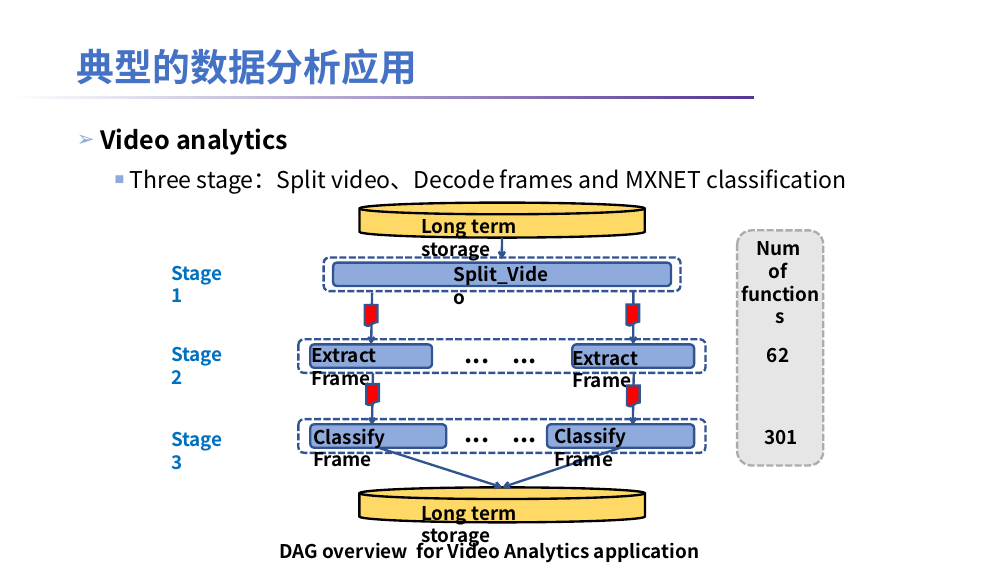
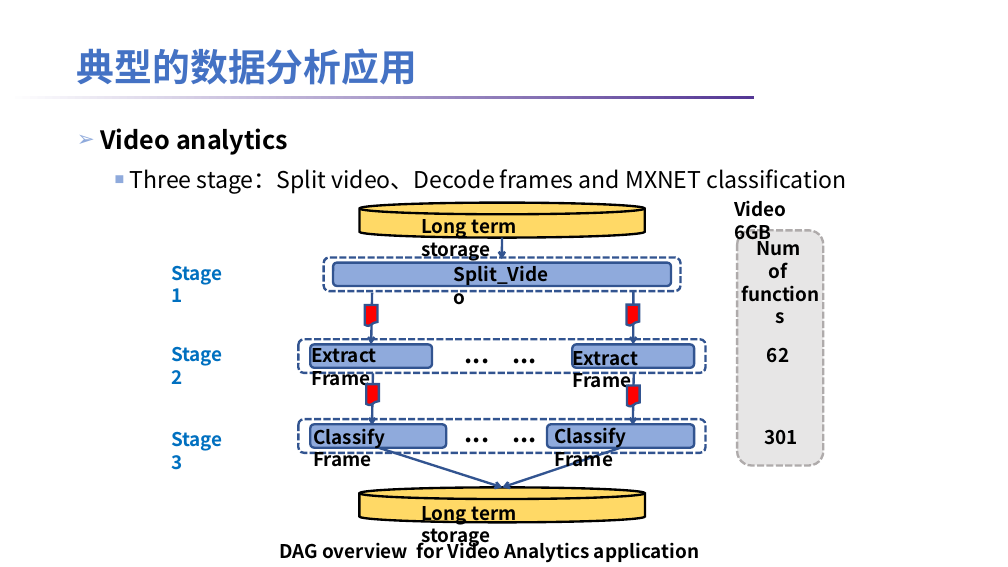
Before and after one commit to lt2000/ADSL, a slide deck: slide 4 of meeting/Serverless数据分析应用特征的定性分析.pptx. Drawn at 1008x567 pixels with LibreOffice and Linux fonts; fonts in the diff are those of the drawing; background and template pictures are left out. Boxes give left, top, right and bottom in pixels: in the first picture for what was removed or moved away, otherwise in the second. Text is boxed around its words. In the diff, an @@ line names an element or a change of style, - is before the commit and + after.

```diff
--- a/meeting/Serverless数据分析应用特征的定性分析.pptx
+++ b/meeting/Serverless数据分析应用特征的定性分析.pptx
@@ text added at [734, 200, 786, 244], 18 pt, text #000000, bold @@
+Video 6GB
```
Also in this commit, not shown: 3 other slides changed, 23 other files.
